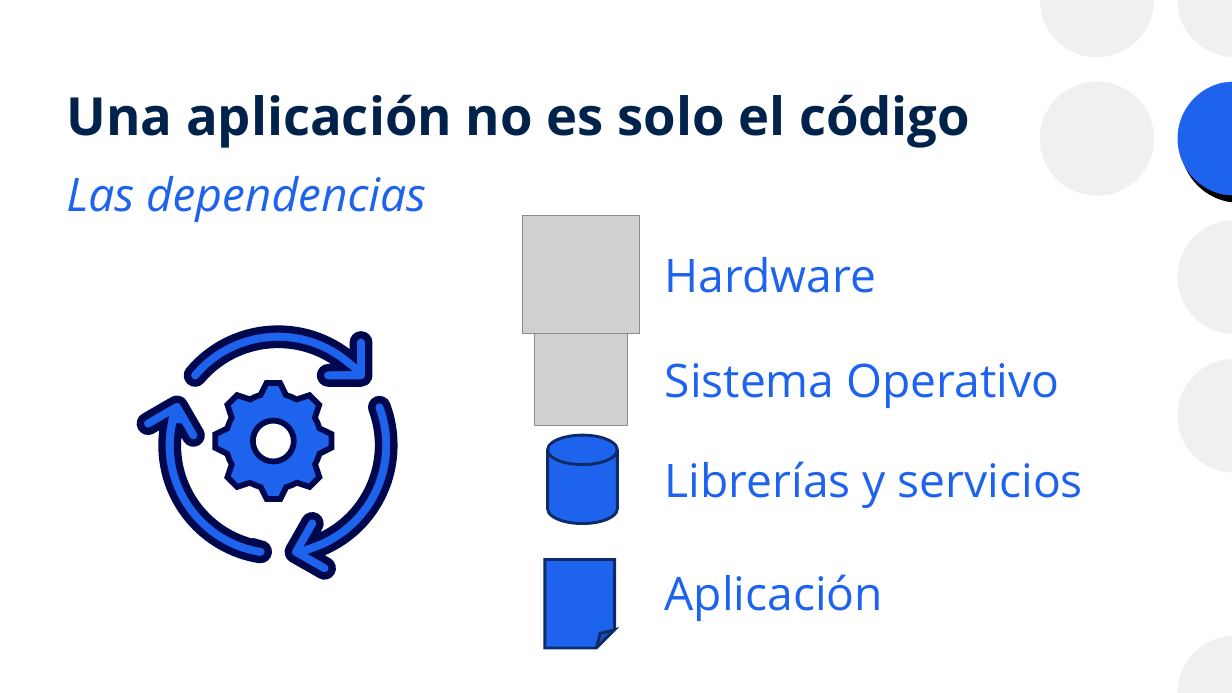
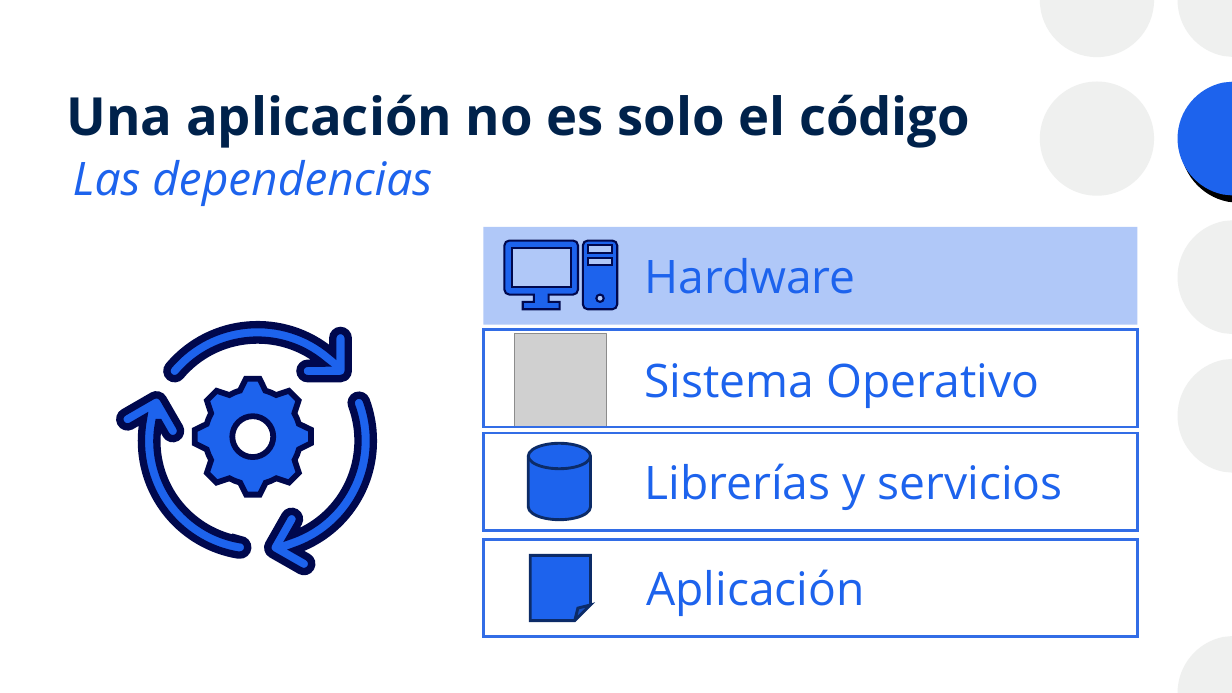
Before and after one commit to josanri/docker-workshop, a slide deck: slide 4 of Introducción a Docker.pptx. Drawn at 1232x693 pixels with LibreOffice and Linux fonts; fonts in the diff are those of the drawing; grey boxes stand for pictures. Boxes give left, top, right and bottom in pixels: in the first picture for what was removed or moved away, otherwise in the second. Text is boxed around its words. In the diff, an @@ line names an element or a change of style, - is before the commit and + after.

```diff
--- a/Introducción a Docker.pptx
+++ b/Introducción a Docker.pptx
@@ subtitle "Las dependencias": place and size @@
-subtitle "Las dependencias" at (66,176,426,222)
+subtitle "Las dependencias" at (73,160,432,206)
@@ rectangle added at (483,227,1138,325), fill #1D63ED at 35% opacity @@
@@ picture removed at (522,216,640,334) @@
@@ freeform shape added at (505,240,579,309), fill #1D63ED, outline #00084D 1.62 pt @@
@@ freeform shape added at (583,240,617,309), fill #1D63ED, outline #00084D 1.62 pt @@
@@ 4 freeform shapes, 1 text: place and size @@
-4 freeform shapes, 1 text at (140,329,883,621)
+4 freeform shapes, 1 text at (120,324,864,616)
@@ rectangle added at (483,329,1138,427), outline #326DE6 2.25 pt @@
@@ 3 texts, 1 picture: place and size @@
-3 texts, 1 picture at (535,257,1083,508)
+3 texts, 1 picture at (515,258,1063,510)
@@ rectangle added at (483,433,1138,531), outline #326DE6 2.25 pt @@
@@ cylinder: place and size @@
-cylinder at (548,435,617,524)
+cylinder at (529,444,591,520)
@@ rectangle added at (483,539,1138,637), outline #326DE6 2.25 pt @@
@@ folded corner: place and size @@
-folded corner at (545,560,615,649)
+folded corner at (531,555,591,621)
```
Also in this commit, not shown: 16 other slides changed, 2 slides added, 1 slide removed, 1 other file.
